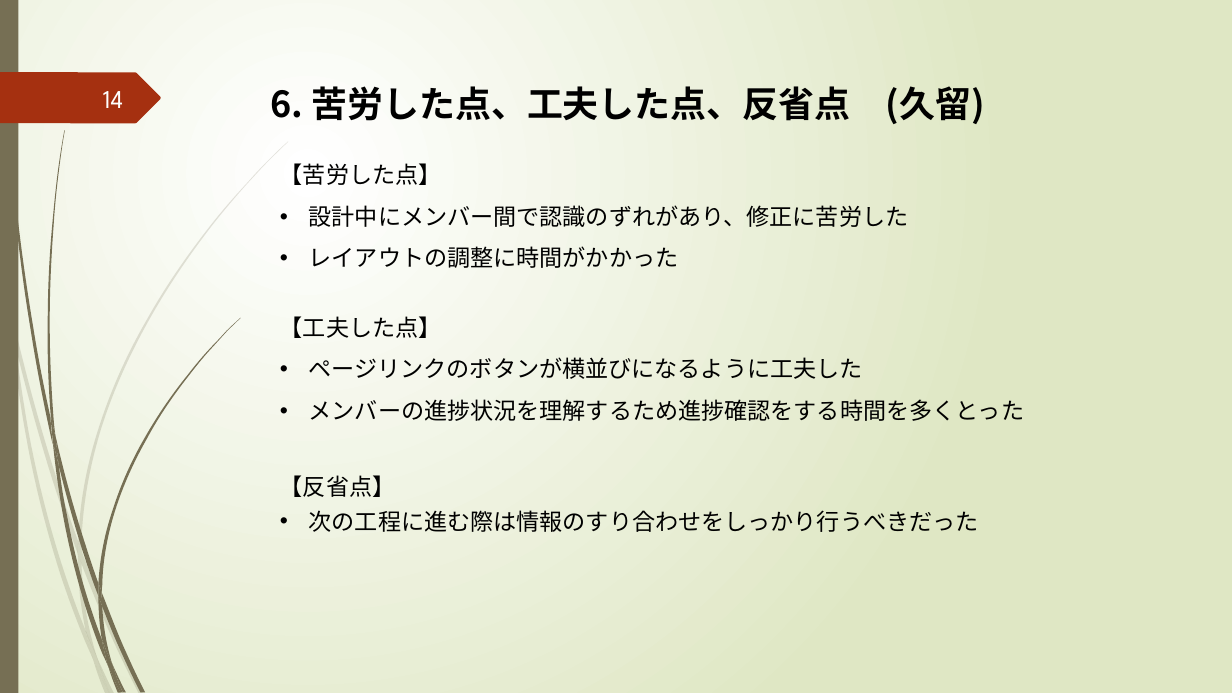
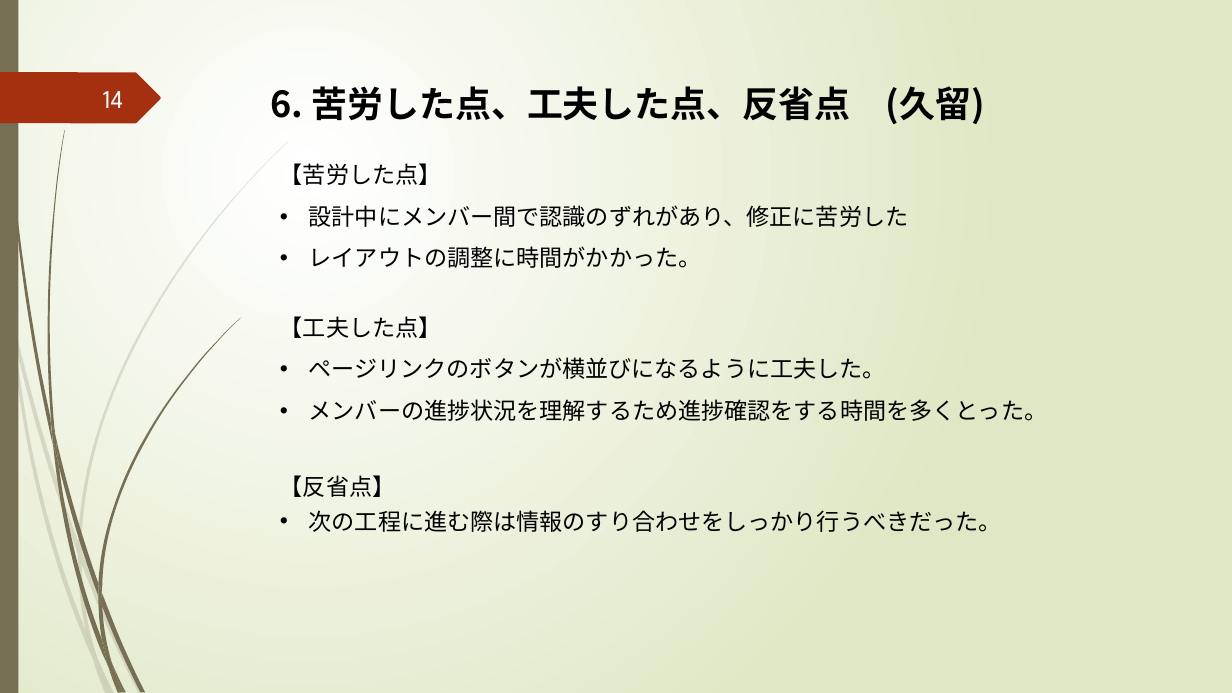
Before and after one commit to k-kuru/team_develop, a slide deck: slide 14 of 05_チーム開発演習_発表会資料/05_チーム開発演習_発表会資料_チーム3.pptx. Drawn at 1232x693 pixels with LibreOffice and Linux fonts; fonts in the diff are those of the drawing. Boxes give left, top, right and bottom in pixels: in the first picture for what was removed or moved away, otherwise in the second. Text is boxed around its words. In the diff, an @@ line names an element or a change of style, - is before the commit and + after.

Commit message:
20210609 15:42

```diff
--- a/05_チーム開発演習_発表会資料/05_チーム開発演習_発表会資料_チーム3.pptx
+++ b/05_チーム開発演習_発表会資料/05_チーム開発演習_発表会資料_チーム3.pptx
@@ text at (309, 246, 702, 268): text changed @@
-• レイアウトの調整に時間がかかった
+• レイアウトの調整に時間がかかった。
@@ text at (309, 357, 1047, 421): text changed @@
-• ページリンクのボタンが横並びになるように工夫した
-• メンバーの進捗状況を理解するため進捗確認をする時間を多くとった
+• ページリンクのボタンが横並びになるように工夫した。
+• メンバーの進捗状況を理解するため進捗確認をする時間を多くとった。
@@ text at (309, 510, 1002, 532): text changed @@
-• 次の工程に進む際は情報のすり合わせをしっかり行うべきだった
+• 次の工程に進む際は情報のすり合わせをしっかり行うべきだった。
```
Also in this commit, not shown: 2 other slides changed.
